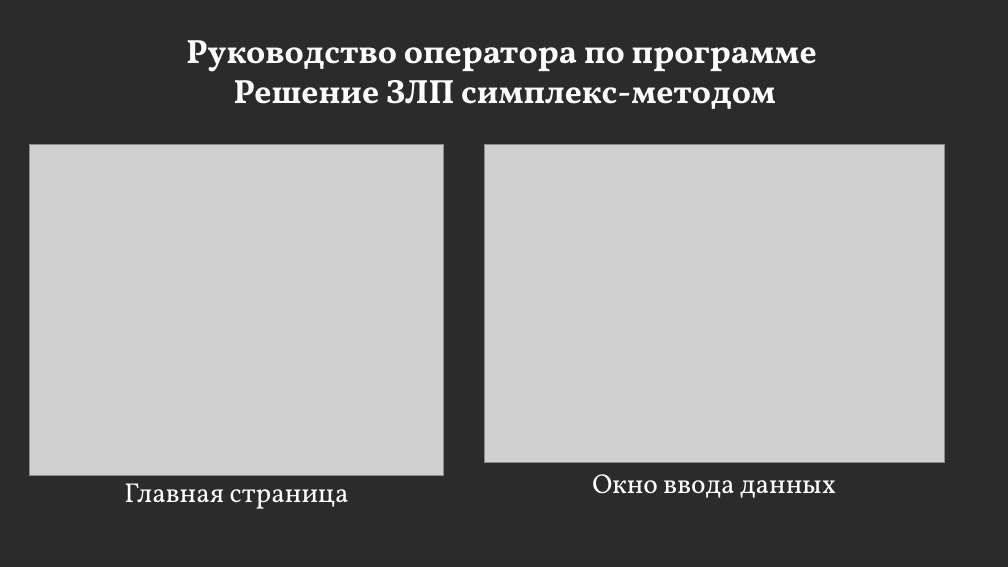
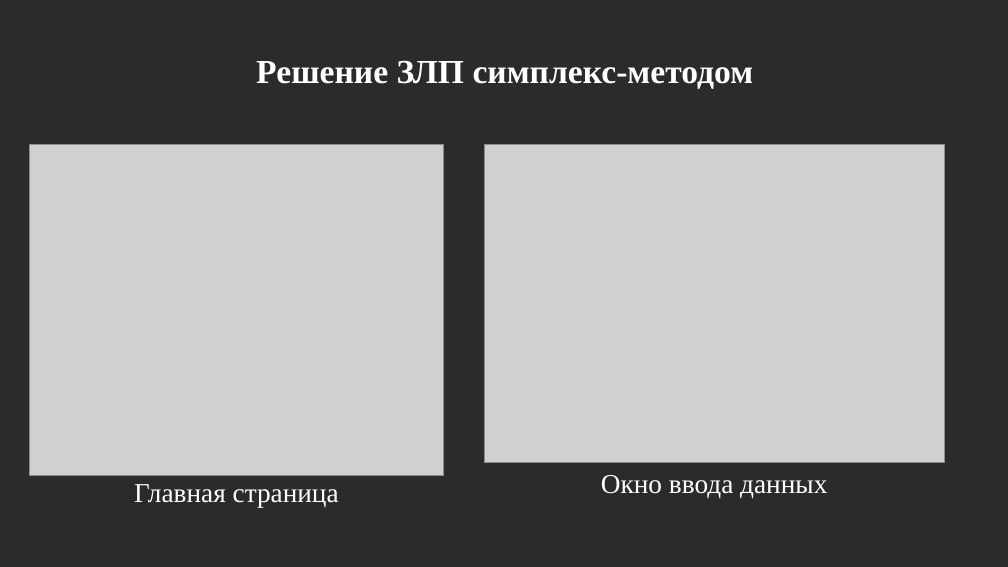
Before and after one commit to MaksimPoliackov/Practice_PM02, a slide deck: slide 10 of Документация/Отчет Поляков М.Е.pptx (slide 11 before the commit). Drawn at 1008x567 pixels with LibreOffice and Linux fonts; fonts in the diff are those of the drawing; grey boxes stand for pictures; background and template pictures are left out; a plain dark background stands for a picture behind light text. Boxes give left, top, right and bottom in pixels: in the first picture for what was removed or moved away, otherwise in the second. Text is boxed around its words. In the diff, an @@ line names an element or a change of style, - is before the commit and + after.

```diff
--- a/Документация/Отчет Поляков М.Е.pptx
+++ b/Документация/Отчет Поляков М.Е.pptx
@@ title at (x1=256, y1=60, x2=754, y2=89): text changed; font Vollkorn to Times New Roman @@
-Руководство оператора по программе
-Решение ЗЛП симплекс-методом
+Решение ЗЛП симплекс-методом
@@ text "Главная страница" at (x1=134, y1=484, x2=339, y2=507): font Vollkorn to Times New Roman @@
@@ text "Окно ввода данных" at (x1=601, y1=475, x2=827, y2=498): font Vollkorn to Times New Roman @@
```
Also in this commit, not shown: 15 other slides changed, 1 slide removed, 1 other file.
